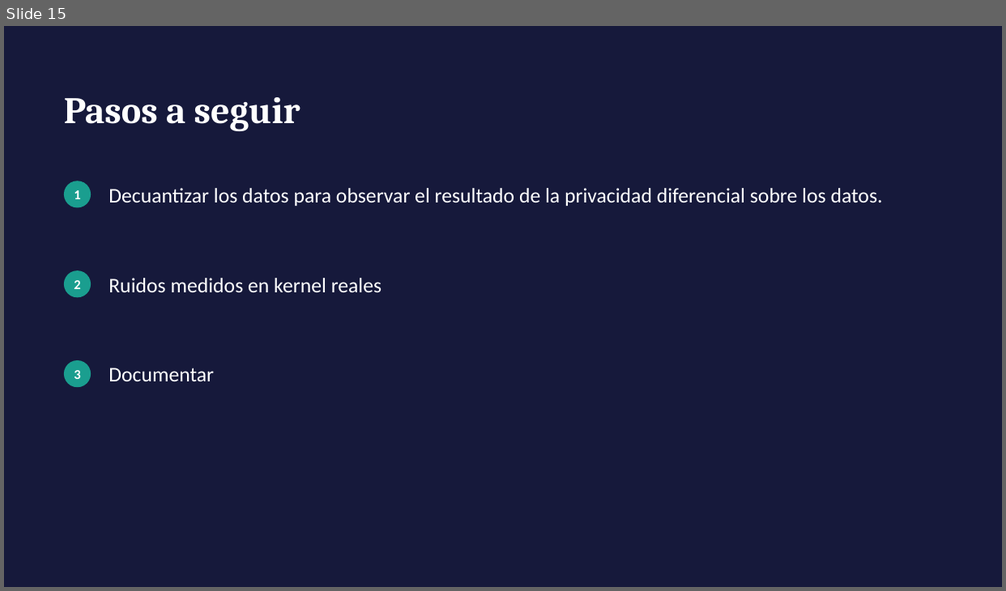
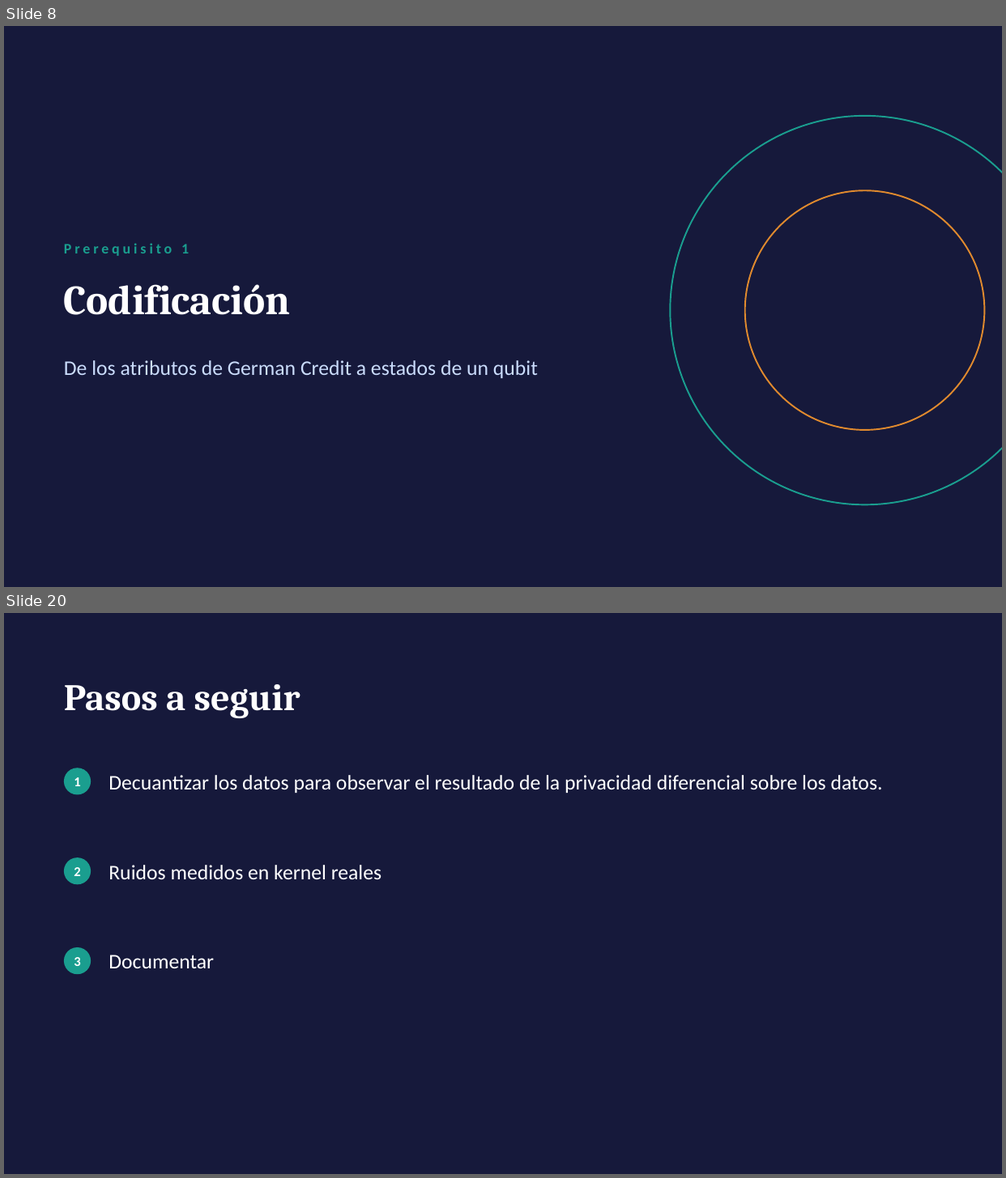
Before and after one commit to tomasSiSa18/TesisPregrado, a slide deck: PresentacionSemana8/PresentacionSemana8.pptx. Shown one above the other, each under a label of ours: slide 15 before the commit, slides 8 and 20 after it; the slides between them are not shown. The pictures are 1006x591 and 1006x1178 pixels, drawn with LibreOffice and Linux fonts; fonts in the diff are those of the drawing. Boxes give left, top, right and bottom in pixels: in the first picture for what was removed or moved away, otherwise in the second. Text is boxed around its words. In the diff, an @@ line names an element or a change of style, - is before the commit and + after.

```diff
--- a/PresentacionSemana8/PresentacionSemana8.pptx
+++ b/PresentacionSemana8/PresentacionSemana8.pptx
@@ slide 8 added at [4, 26, 1002, 587], background #16193B @@
@@ ellipse added at [671, 116, 1002, 506], fill #16193B, outline #1A9E8F 1.5 pt @@
@@ ellipse added at [745, 190, 985, 430], fill #16193B, outline #E08A2E 1.5 pt @@
@@ text added at [64, 243, 189, 256], 14 pt, text #1A9E8F, bold @@
+Prerequisito 1
@@ text added at [64, 284, 291, 315], 40 pt, text #FFFFFF, bold @@
+Codificación
@@ text added at [64, 361, 538, 378], 20 pt, text #CADCFC @@
+De los atributos de German Credit a estados de un qubit
@@ what was slide 15 is now slide 20 @@
```
Also in this commit, not shown: 9 slides changed, 9 other slides added, 5 slides removed, 1 other file.
